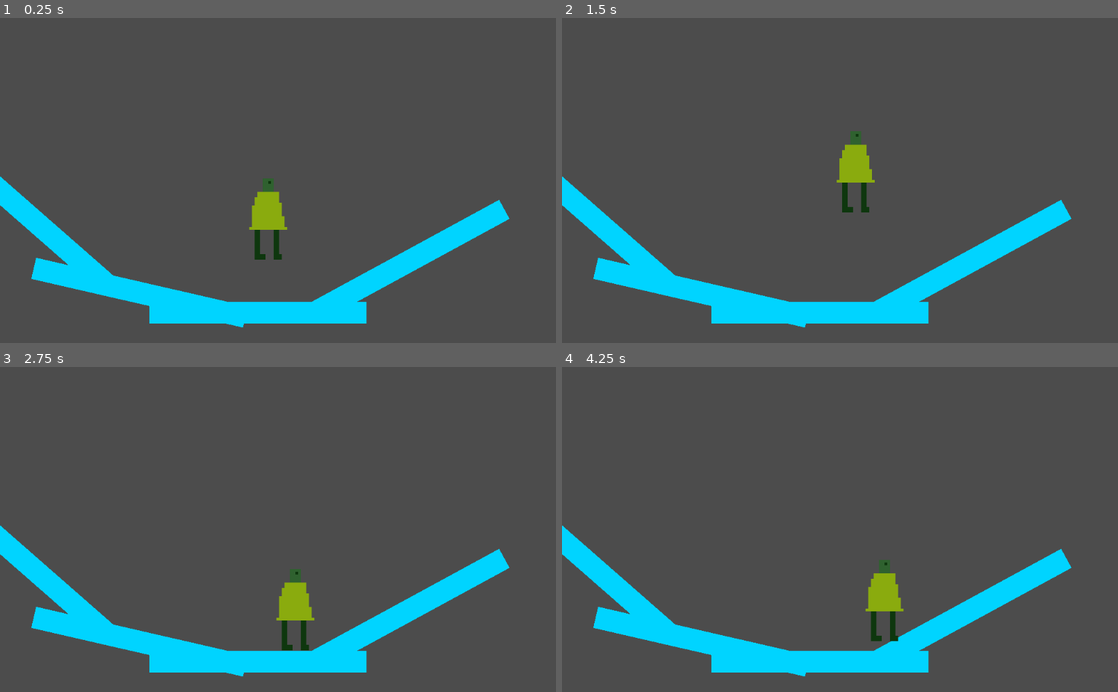
Above: before the commit, frames 1-4 (two rows, left to right).
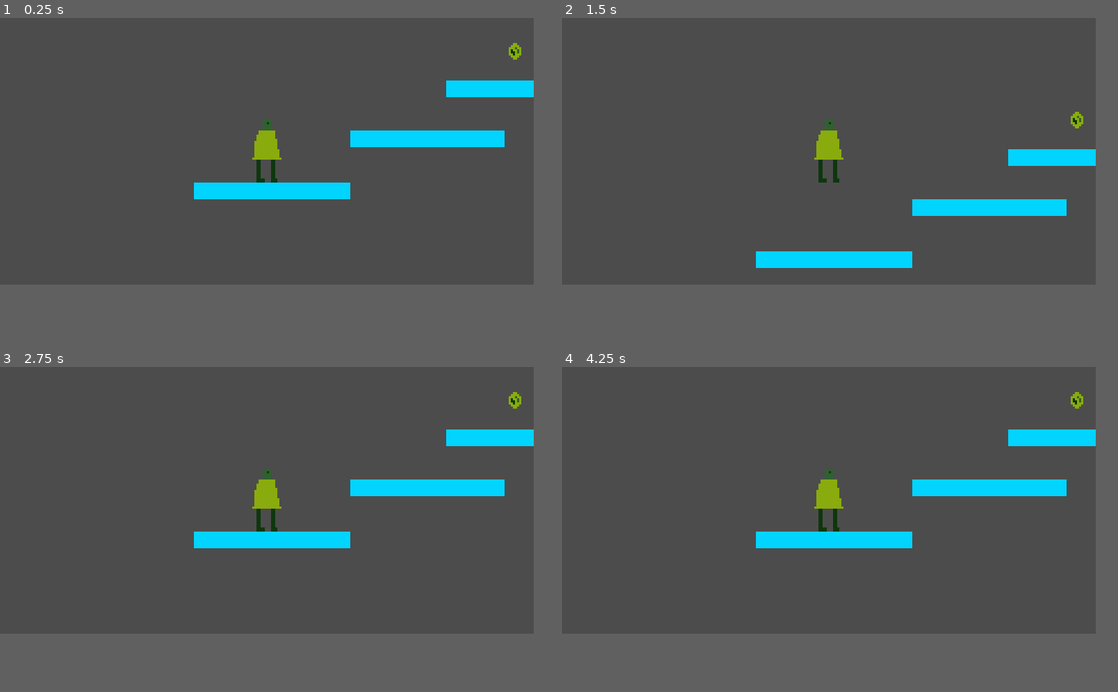
Above: after the commit, the same moments.

Repository: gutino/gamedev_studies
Game: Godot game, scene res://MainScene.tscn
The game is run twice, just before and just after one commit, with the same random seed, the same clock (stepped at 60 frames per second) and the same inputs.
Inputs:
- Up to frame 1 (0.25 s): no input
- Up to frame 2 (1.5 s): tap Enter at 1.25 s
- Up to frame 3 (2.75 s): no input
- Up to frame 4 (4.25 s): tap Space at 3.5 s
In our replay, the window is 800x468 before the commit and 768x384 after it. These sizes can differ from the game's own. Grey fills any space a smaller window leaves; there, only what the larger window draws over its background counts as a difference.

The runs differ from the first frame. In frame 1, 13% of the frame differs, in the area x 0-96%, y 7-96%; in frame 2, 13%; in frame 3, 14%; in frame 4, 14%.

Commit message:
fix slope speed and add coin

Diff:
--- /dev/null
+++ b/TMB_1/Coin.gd
@@ -0,0 +1,11 @@
+extends Area2D
+
+signal pickedUp
+
+func _ready():
+	pass
+
+
+func _on_Coin_body_entered(_body):
+	emit_signal("pickedUp")
+	self.queue_free()
--- /dev/null
+++ b/TMB_1/Coin.tscn
@@ -0,0 +1,19 @@
+[gd_scene load_steps=4 format=2]
+
+[ext_resource path="res://Coin05.png" type="Texture" id=1]
+[ext_resource path="res://Coin.gd" type="Script" id=2]
+
+[sub_resource type="CircleShape2D" id=1]
+radius = 3.74283
+
+[node name="Coin" type="Area2D"]
+collision_layer = 0
+script = ExtResource( 2 )
+
+[node name="Sprite" type="Sprite" parent="."]
+position = Vector2( 0, -0.125992 )
+texture = ExtResource( 1 )
+
+[node name="CollisionShape2D" type="CollisionShape2D" parent="."]
+shape = SubResource( 1 )
+[connection signal="body_entered" from="." to="." method="_on_Coin_body_entered"]
--- a/TMB_1/MainScene.tscn
+++ b/TMB_1/MainScene.tscn
@@ -1,6 +1,7 @@
-[gd_scene load_steps=3 format=2]
+[gd_scene load_steps=4 format=2]
 
 [ext_resource path="res://OurGuy.tscn" type="PackedScene" id=1]
+[ext_resource path="res://Coin.tscn" type="PackedScene" id=2]
 
 [sub_resource type="RectangleShape2D" id=1]
 extents = Vector2( 199.933, 20.1051 )
@@ -8,7 +9,8 @@
 [node name="MainScene" type="Node"]
 
 [node name="Ground" type="StaticBody2D" parent="."]
-position = Vector2( 275.14, 523.769 )
+position = Vector2( 22.2129, 106.494 )
+scale = Vector2( 0.185874, 0.199941 )
 
 [node name="ColorRect" type="ColorRect" parent="Ground"]
 margin_right = 400.0
@@ -23,8 +25,8 @@
 shape = SubResource( 1 )
 
 [node name="Ground2" type="StaticBody2D" parent="."]
-position = Vector2( 568.102, 527.137 )
-rotation = -0.499122
+position = Vector2( 96.5624, 81.7606 )
+scale = Vector2( 0.185874, 0.199941 )
 
 [node name="ColorRect" type="ColorRect" parent="Ground2"]
 margin_right = 400.0
@@ -39,8 +41,8 @@
 shape = SubResource( 1 )
 
 [node name="Ground3" type="StaticBody2D" parent="."]
-position = Vector2( 66.5912, 442.675 )
-rotation = 0.226512
+position = Vector2( 142.855, 57.6017 )
+scale = Vector2( 0.185874, 0.199941 )
 
 [node name="ColorRect" type="ColorRect" parent="Ground3"]
 margin_right = 400.0
@@ -54,21 +56,13 @@
 position = Vector2( 200, 20 )
 shape = SubResource( 1 )
 
-[node name="Ground4" type="StaticBody2D" parent="."]
-position = Vector2( 182.504, 505.671 )
-rotation = -2.4209
+[node name="OurGuy" parent="." instance=ExtResource( 1 )]
+position = Vector2( 56.842, 100.554 )
 
-[node name="ColorRect" type="ColorRect" parent="Ground4"]
-margin_right = 400.0
-margin_bottom = 40.0
-color = Color( 0, 0.835294, 1, 1 )
-__meta__ = {
-"_edit_use_anchors_": false
-}
+[node name="Coin" parent="." instance=ExtResource( 2 )]
+position = Vector2( 176.22, 43.4865 )
 
-[node name="CollisionShape2D" type="CollisionShape2D" parent="Ground4"]
-position = Vector2( 200, 20 )
-shape = SubResource( 1 )
-
-[node name="OurGuy" parent="." instance=ExtResource( 1 )]
-position = Vector2( 494.277, 295.832 )
+[node name="Coin2" parent="." instance=ExtResource( 2 )]
+position = Vector2( 203.262, 43.4865 )
+[connection signal="pickedUp" from="Coin" to="OurGuy" method="_on_Coin_pickedUp"]
+[connection signal="pickedUp" from="Coin2" to="OurGuy" method="_on_Coin_pickedUp"]
--- a/TMB_1/OurGuy.tscn
+++ b/TMB_1/OurGuy.tscn
@@ -5,10 +5,11 @@
 [sub_resource type="GDScript" id=1]
 script/source = "extends KinematicBody2D
 
-export var _HorizontalVelocity := 400.0
-export var _GravityVelocity := 600
-export var _JumpForce := 1300
+export var _HorizontalVelocity := 80.0
+export var _GravityVelocity := 120
+export var _JumpForce := 260
 export var _JumpingDuration := 0.25
+export var _diagonalFactor := 1.3
 
 var _IsJumping := false
 var _GoingLeft := false
@@ -17,7 +18,7 @@
 	$JumpTimer.one_shot = true
 
 func changeSide():
-	$Sprite.flip_h = not $Sprite.flip_h
+	$Sprite.scale.x *= -1
 
 func fixBoundary():
 	var windowSize = get_viewport().size
@@ -27,7 +28,7 @@
 	if self.position.x > windowSize.x:
 		self.position.x = 0
 
-	if self.position.x < $Sprite.get_rect().size.x*2: # Porque *2?
+	if self.position.x < $Sprite.get_rect().size.x*2:
 		self.position.x = $Sprite.get_rect().size.x*2
 
 func _process(delta):
@@ -51,43 +52,50 @@
 
 	if _IsJumping:
 		finalVelocity.y -= _JumpForce
-
-		if finalVelocity.x == 0:
-			if _GoingLeft:
-				finalVelocity.x -= _HorizontalVelocity/2
-			else:
-				finalVelocity.x += _HorizontalVelocity/2
-
 		self.move_and_slide(finalVelocity, Vector2.UP, true)
 	else:
-		floorAngle = get_floor_normal().angle()
 		if is_on_floor():
-			finalVelocity.y *= floorAngle
-		self.move_and_slide_with_snap(finalVelocity, Vector2.DOWN*100, Vector2.UP, true)
+			floorAngle = get_floor_normal().angle_to(Vector2.UP)
+			var absFloorAngle = abs(floorAngle)
+
+			if floorAngle > 0 and not _GoingLeft:
+				finalVelocity.x *= (1 + absFloorAngle)*_diagonalFactor
+			elif floorAngle > 0 and _GoingLeft:
+				finalVelocity.x *= (1 - absFloorAngle)*_diagonalFactor
+			elif floorAngle < 0 and _GoingLeft:
+				finalVelocity.x *= (1 + absFloorAngle)*_diagonalFactor
+			elif floorAngle < 0 and not _GoingLeft:
+				finalVelocity.x *= (1 - absFloorAngle)*_diagonalFactor
+
+		self.move_and_slide_with_snap(finalVelocity, Vector2.DOWN*20, Vector2.UP, true)
 
 	fixBoundary()
-	print(finalVelocity.x)
+
 
 func _on_JumpTimer_timeout():
 	_IsJumping = false
+
+func _on_Coin_pickedUp():
+	print(\"Peguei!!\")
 "
 
-[sub_resource type="CapsuleShape2D" id=2]
-radius = 7.5
-height = 16.2
+[sub_resource type="RectangleShape2D" id=2]
+extents = Vector2( 5.04, 14.9329 )
 
 [node name="OurGuy" type="KinematicBody2D"]
 script = SubResource( 1 )
 
 [node name="Sprite" type="Sprite" parent="."]
-position = Vector2( 0, -79.7354 )
-scale = Vector2( 5, 5 )
+position = Vector2( 0, -16 )
 texture = ExtResource( 1 )
 
 [node name="CollisionShape2D" type="CollisionShape2D" parent="."]
-position = Vector2( 0, -76.7354 )
-scale = Vector2( 5, 5 )
+position = Vector2( 0, -15 )
 shape = SubResource( 2 )
 
 [node name="JumpTimer" type="Timer" parent="."]
+
+[node name="Camera2D" type="Camera2D" parent="."]
+position = Vector2( 0, -15 )
+current = true
 [connection signal="timeout" from="JumpTimer" to="." method="_on_JumpTimer_timeout"]
--- a/TMB_1/project.godot
+++ b/TMB_1/project.godot
@@ -23,6 +23,15 @@
 
 settings/fps/force_fps=60
 
+[display]
+
+window/size/width=256
+window/size/height=128
+window/size/test_width=1024
+window/size/test_height=512
+window/stretch/mode="viewport"
+window/stretch/aspect="expand"
+
 [rendering]
 
 environment/default_environment="res://default_env.tres"
Binary file added: TMB_1/Coin05.png
Not shown, added: TMB_1/Coin05.png.import
